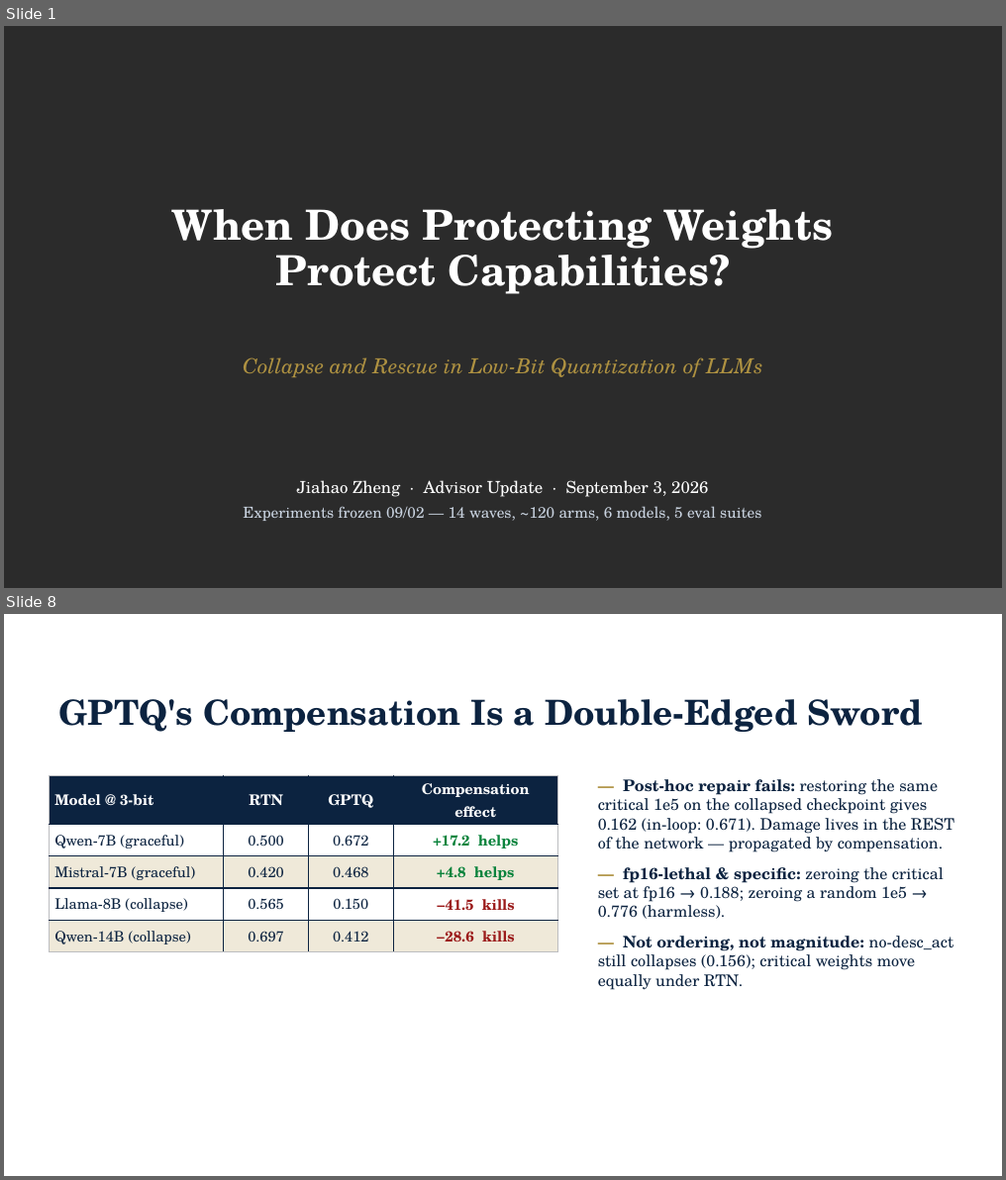
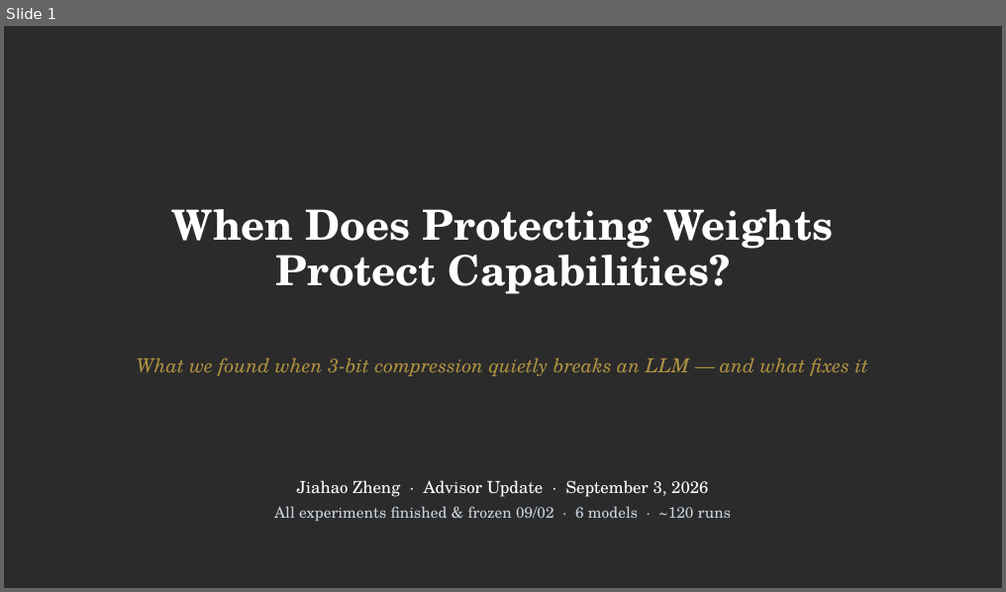
Before and after one commit to JiahaoZheng24/Instruction-Following-Attention-Head-Sensitive, a slide deck: paper/IFH_advisor_update_2026-09-03.pptx. Shown one above the other, each under a label of ours: slides 1 and 8 before the commit, slide 1 after it; the slides between them are not shown. The pictures are 1006x1180 and 1006x592 pixels, drawn with LibreOffice and Linux fonts; fonts in the diff are those of the drawing; background and template pictures are left out; a plain dark background stands for a picture behind light text. Boxes give left, top, right and bottom in pixels: in the first picture for what was removed or moved away, otherwise in the second. Text is boxed around its words. In the diff, an @@ line names an element or a change of style, - is before the commit and + after.

Commit message:
Advisor deck v2: 10 slides, plain-language single storyline, charts not tables

```diff
--- a/paper/IFH_advisor_update_2026-09-03.pptx
+++ b/paper/IFH_advisor_update_2026-09-03.pptx
@@ slide 8 removed at (x1=4, y1=614, x2=1002, y2=1176), background picture (left out) @@
@@ title removed at (x1=58, y1=699, x2=922, y2=732) @@
-GPTQ's Compensation Is a Double-Edged Sword
@@ table removed at (x1=49, y1=775, x2=557, y2=949), 5 rows, 4 columns @@
-Model @ 3-bit | RTN | GPTQ | Compensation effect
-Qwen-7B (graceful) | 0.500 | 0.672 | +17.2 helps
-Mistral-7B (graceful) | 0.420 | 0.468 | +4.8 helps
-Llama-8B (collapse) | 0.565 | 0.150 | −41.5 kills
-Qwen-14B (collapse) | 0.697 | 0.412 | −28.6 kills
@@ text removed at (x1=598, y1=779, x2=954, y2=990) @@
-— Post-hoc repair fails: restoring the same critical 1e5 on the collapsed checkpoint gives 0.162 (in-loop: 0.671). Damage lives in the REST of the network — propagated by compensation.
-— fp16-lethal & specific: zeroing the critical set at fp16 → 0.188; zeroing a random 1e5 → 0.776 (harmless).
-— Not ordering, not magnitude: no-desc_act still collapses (0.156); critical weights move equally under RTN.
@@ subtitle removed at (x1=120, y1=794, x2=153, y2=806) @@
-FINDING 3 — MECHANISM
@@ slide 1 changed as well @@
@@ text at (x1=137, y1=358, x2=868, y2=376): text changed; size 15 to 14 pt @@
-Collapse and Rescue in Low-Bit Quantization of LLMs
+What we found when 3-bit compression quietly breaks an LLM — and what fixes it
@@ text at (x1=274, y1=506, x2=731, y2=521): text changed @@
-Experiments frozen 09/02 — 14 waves, ~120 arms, 6 models, 5 eval suites
+All experiments finished & frozen 09/02 · 6 models · ~120 runs
```
Also in this commit, not shown: 9 slides added, 13 other slides removed.
